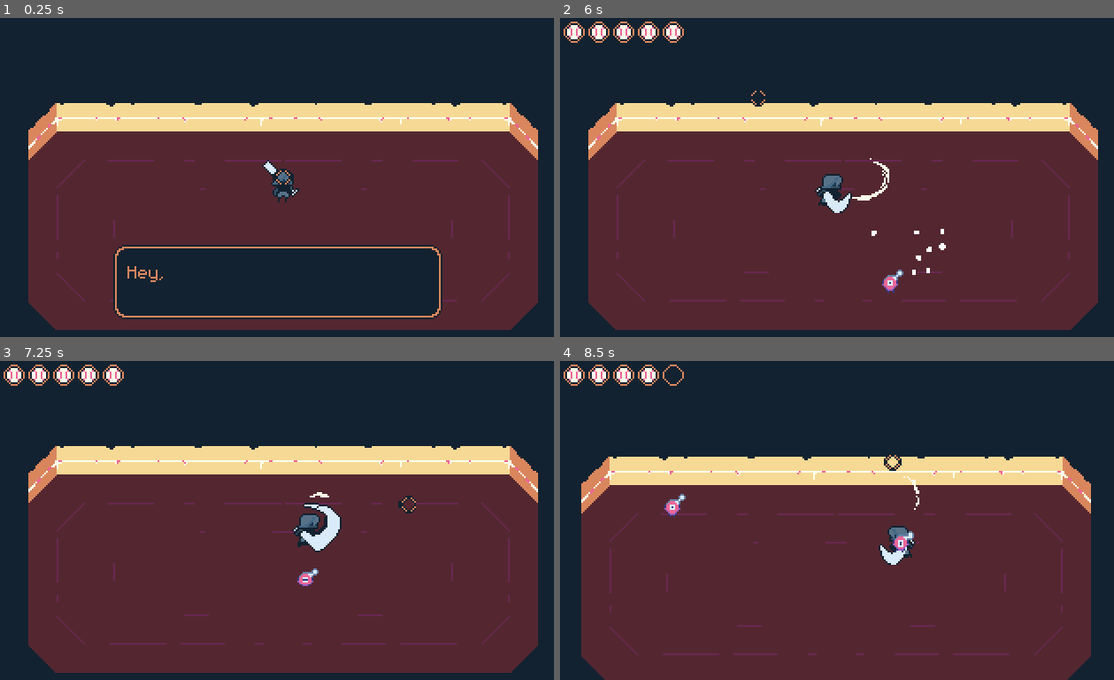
Above: before the commit, frames 1-4 (two rows, left to right).
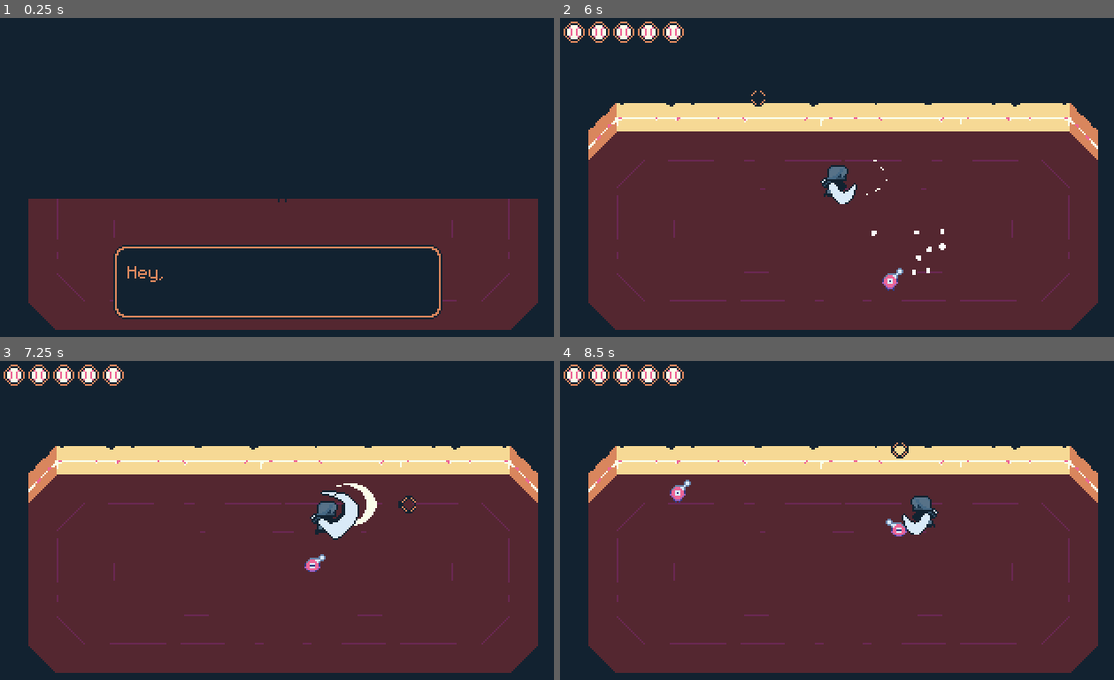
Above: after the commit, the same moments.

Repository: studio-starlight/brackeys-26-1
Game: Godot game, scene res://Scenes/Levels/game.tscn
Same seed, same stepped clock (60 frames per second), same inputs: the game is played once before the commit and once after it.
Inputs (mouse positions are in pixels of both pictures, inside the frame that each line leads up to):
- Up to frame 1 (0.25 s): no input
- Up to frame 2 (6 s): move the mouse to (969, 161) at 0.52 s; press the mouse at (969, 161) at 0.53 s; hold D (right) 0.53-1.28 s; move the mouse to (731, 193) at 1.27 s; release the mouse at (731, 193) at 1.28 s; hold S (down) 1.28-2.03 s; click (731, 193) at 1.35 s; tap Enter at 2 s; move the mouse to (897, 107) at 2.02 s; press the mouse at (897, 107) at 2.03 s; hold D (right) 2.03-2.78 s; move the mouse to (814, 241) at 2.77 s; release the mouse at (814, 241) at 2.78 s; hold W (up) 2.78-3.53 s; click (814, 241) at 2.85 s; move the mouse to (1014, 225) at 3.52 s; press the mouse at (1014, 225) at 3.53 s; hold A (left) 3.53-5.03 s; tap Space at 4.25 s; move the mouse to (670, 129) at 4.27 s; release the mouse at (670, 129) at 4.28 s; click (670, 129) at 4.35 s; move the mouse to (870, 177) at 5.02 s; press the mouse at (870, 177) at 5.03 s; hold S (down) 5.03-5.78 s; move the mouse to (759, 97) at 5.77 s; release the mouse at (759, 97) at 5.78 s; hold D (right) from 5.78 s (still down); click (759, 97) at 5.85 s
- Up to frame 3 (7.25 s): move the mouse to (409, 504) at 6.52 s; release D (right) at 6.53 s; press the mouse at (409, 504) at 6.53 s; hold W (up) from 6.53 s (still down)
- Up to frame 4 (8.5 s): move the mouse to (731, 536) at 7.27 s; release W (up) at 7.28 s; release the mouse at (731, 536) at 7.28 s; hold D (right) 7.28-8.03 s; click (731, 536) at 7.35 s; move the mouse to (897, 450) at 8.02 s; press the mouse at (897, 450) at 8.03 s; hold S (down) from 8.03 s (still down)

The runs differ from the first frame. In frame 1, 27% of the frame differs, in the area x 5-98%, y 26-57%; in frame 2, 0.9%; in frame 3, 1.7%; in frame 4, 14%.

Commit message:
Improved Knockback and Enemies

Diff:
--- a/Resources/Stats/stats.gd
+++ b/Resources/Stats/stats.gd
@@ -2,7 +2,6 @@
 extends Resource
 
 @export var max_health : float
-@export var health : float
 @export var speed : float
-@export var defense : float
 @export var attack : float
+var health : float
--- /dev/null
+++ b/Scenes/Globals/transition_manager.tscn
@@ -0,0 +1,149 @@
+[gd_scene format=3 uid="uid://cpuyxi8nook61"]
+
+[ext_resource type="Script" uid="uid://cp5oojlwih4m2" path="res://Scripts/Globals/transition_manager.gd" id="1_nbl4n"]
+
+[sub_resource type="Animation" id="Animation_np1li"]
+length = 0.001
+tracks/0/type = "value"
+tracks/0/imported = false
+tracks/0/enabled = true
+tracks/0/path = NodePath("ColorRect:size")
+tracks/0/interp = 1
+tracks/0/loop_wrap = true
+tracks/0/keys = {
+"times": PackedFloat32Array(0),
+"transitions": PackedFloat32Array(1),
+"update": 0,
+"values": [Vector2(320, 0)]
+}
+tracks/1/type = "value"
+tracks/1/imported = false
+tracks/1/enabled = true
+tracks/1/path = NodePath("ColorRect:scale")
+tracks/1/interp = 1
+tracks/1/loop_wrap = true
+tracks/1/keys = {
+"times": PackedFloat32Array(0),
+"transitions": PackedFloat32Array(1),
+"update": 0,
+"values": [Vector2(1, 1)]
+}
+tracks/2/type = "value"
+tracks/2/imported = false
+tracks/2/enabled = true
+tracks/2/path = NodePath("ColorRect:position")
+tracks/2/interp = 1
+tracks/2/loop_wrap = true
+tracks/2/keys = {
+"times": PackedFloat32Array(0),
+"transitions": PackedFloat32Array(1),
+"update": 0,
+"values": [Vector2(0, 360)]
+}
+
+[sub_resource type="Animation" id="Animation_av6ot"]
+resource_name = "slide_enter"
+length = 0.5
+step = 0.5
+tracks/0/type = "value"
+tracks/0/imported = false
+tracks/0/enabled = true
+tracks/0/path = NodePath("ColorRect:size")
+tracks/0/interp = 1
+tracks/0/loop_wrap = true
+tracks/0/keys = {
+"times": PackedFloat32Array(0, 0.5),
+"transitions": PackedFloat32Array(-2, -2),
+"update": 0,
+"values": [Vector2(320, 180), Vector2(320, 0)]
+}
+tracks/1/type = "value"
+tracks/1/imported = false
+tracks/1/enabled = true
+tracks/1/path = NodePath("ColorRect:position")
+tracks/1/interp = 1
+tracks/1/loop_wrap = true
+tracks/1/keys = {
+"times": PackedFloat32Array(0, 0.5),
+"transitions": PackedFloat32Array(-2, -2),
+"update": 0,
+"values": [Vector2(0, 0), Vector2(0, 0)]
+}
+tracks/2/type = "value"
+tracks/2/imported = false
+tracks/2/enabled = true
+tracks/2/path = NodePath("ColorRect:scale")
+tracks/2/interp = 1
+tracks/2/loop_wrap = true
+tracks/2/keys = {
+"times": PackedFloat32Array(0, 0.5),
+"transitions": PackedFloat32Array(-2, -2),
+"update": 0,
+"values": [Vector2(1, 1), Vector2(1, 1)]
+}
+
+[sub_resource type="Animation" id="Animation_hwh2d"]
+resource_name = "slide_exit"
+length = 0.5
+step = 0.5
+tracks/0/type = "value"
+tracks/0/imported = false
+tracks/0/enabled = true
+tracks/0/path = NodePath("ColorRect:size")
+tracks/0/interp = 1
+tracks/0/loop_wrap = true
+tracks/0/keys = {
+"times": PackedFloat32Array(0, 0.5),
+"transitions": PackedFloat32Array(-2, -2),
+"update": 0,
+"values": [Vector2(320, 0), Vector2(320, 180)]
+}
+tracks/1/type = "value"
+tracks/1/imported = false
+tracks/1/enabled = true
+tracks/1/path = NodePath("ColorRect:scale")
+tracks/1/interp = 1
+tracks/1/loop_wrap = true
+tracks/1/keys = {
+"times": PackedFloat32Array(0, 0.5),
+"transitions": PackedFloat32Array(-2, -2),
+"update": 0,
+"values": [Vector2(1, 1), Vector2(1, 1)]
+}
+tracks/2/type = "value"
+tracks/2/imported = false
+tracks/2/enabled = true
+tracks/2/path = NodePath("ColorRect:position")
+tracks/2/interp = 1
+tracks/2/loop_wrap = true
+tracks/2/keys = {
+"times": PackedFloat32Array(0, 0.5),
+"transitions": PackedFloat32Array(-2, -2),
+"update": 0,
+"values": [Vector2(0, 180), Vector2(0, 0)]
+}
+
+[sub_resource type="AnimationLibrary" id="AnimationLibrary_sraf8"]
+_data = {
+&"RESET": SubResource("Animation_np1li"),
+&"slide_enter": SubResource("Animation_av6ot"),
+&"slide_exit": SubResource("Animation_hwh2d")
+}
+
+[node name="TransitionManager" type="CanvasLayer" unique_id=1604412950]
+script = ExtResource("1_nbl4n")
+
+[node name="Animator" type="AnimationPlayer" parent="." unique_id=673728928]
+libraries/ = SubResource("AnimationLibrary_sraf8")
+
+[node name="ColorRect" type="ColorRect" parent="." unique_id=1215970804]
+z_index = 4096
+anchors_preset = 15
+anchor_right = 1.0
+anchor_bottom = 1.0
+offset_top = 360.0
+offset_bottom = 180.0
+grow_horizontal = 2
+grow_vertical = 2
+mouse_filter = 2
+color = Color(0.07058824, 0.13333334, 0.1882353, 1)
--- a/Scenes/Objects/attack.tscn
+++ b/Scenes/Objects/attack.tscn
@@ -45,7 +45,7 @@
 
 [sub_resource type="Animation" id="Animation_rmpwq"]
 resource_name = "attack"
-length = 0.4
+length = 0.3
 step = 0.1
 tracks/0/type = "value"
 tracks/0/imported = false
@@ -54,10 +54,10 @@
 tracks/0/interp = 1
 tracks/0/loop_wrap = true
 tracks/0/keys = {
-"times": PackedFloat32Array(0, 0.3),
-"transitions": PackedFloat32Array(0.5, 1),
+"times": PackedFloat32Array(0),
+"transitions": PackedFloat32Array(0.5),
 "update": 0,
-"values": [Vector2(16, 0), Vector2(24, 0)]
+"values": [Vector2(16, 0)]
 }
 tracks/1/type = "value"
 tracks/1/imported = false
@@ -66,10 +66,10 @@
 tracks/1/interp = 1
 tracks/1/loop_wrap = true
 tracks/1/keys = {
-"times": PackedFloat32Array(0, 0.1, 0.2, 0.3),
-"transitions": PackedFloat32Array(1, 1, 1, 1),
+"times": PackedFloat32Array(0, 0.1, 0.2),
+"transitions": PackedFloat32Array(1, 1, 1),
 "update": 1,
-"values": [0, 1, 2, 3]
+"values": [0, 1, 2]
 }
 tracks/2/type = "value"
 tracks/2/imported = false
@@ -78,10 +78,10 @@
 tracks/2/interp = 1
 tracks/2/loop_wrap = true
 tracks/2/keys = {
-"times": PackedFloat32Array(0, 0.1, 0.3, 0.4),
-"transitions": PackedFloat32Array(1, 1, 1, 1),
+"times": PackedFloat32Array(0, 0.099999994, 0.2),
+"transitions": PackedFloat32Array(1, 1, 1),
 "update": 1,
-"values": [true, false, false, true]
+"values": [false, false, true]
 }
 
 [sub_resource type="AnimationLibrary" id="AnimationLibrary_32lqm"]
@@ -96,7 +96,7 @@
 [node name="Sprite" type="Sprite2D" parent="." unique_id=869171008]
 texture = ExtResource("2_bvilc")
 offset = Vector2(16, 0)
-hframes = 4
+hframes = 3
 
 [node name="DealDamageBox" parent="." unique_id=2073182161 instance=ExtResource("3_bdtjo")]
 collision_layer = 16
@@ -104,7 +104,7 @@
 
 [node name="Shape" type="CollisionPolygon2D" parent="DealDamageBox" unique_id=1863923165]
 position = Vector2(16, 0)
-polygon = PackedVector2Array(-16, -12, -5, -10, 6, -5, 10, 1, 6, 8, -5, 13, -16, 15)
+polygon = PackedVector2Array(-16, -11, 2, -11, 10, -7, 14, 0, 10, 7, 2, 12, -16, 12)
 
 [node name="Animator" type="AnimationPlayer" parent="." unique_id=2038336167]
 libraries/ = SubResource("AnimationLibrary_32lqm")
--- a/Scenes/Objects/basic_enemy.tscn
+++ b/Scenes/Objects/basic_enemy.tscn
@@ -249,6 +249,11 @@
 [node name="PrepareTimer" type="Timer" parent="." unique_id=1383394750]
 one_shot = true
 
+[node name="StunTimer" type="Timer" parent="." unique_id=763473409]
+
+[node name="DeathTimer" type="Timer" parent="." unique_id=142017724]
+one_shot = true
+
 [node name="HitAnimator" type="AnimationPlayer" parent="." unique_id=18915734]
 libraries/ = SubResource("AnimationLibrary_0g2vl")
 
--- a/Scenes/Objects/player.tscn
+++ b/Scenes/Objects/player.tscn
@@ -36,6 +36,18 @@
 "transitions": PackedFloat32Array(1),
 "update": 0,
 "values": [Vector2(0, -16)]
+}
+tracks/2/type = "value"
+tracks/2/imported = false
+tracks/2/enabled = true
+tracks/2/path = NodePath("TakeDamageBox/Shape:disabled")
+tracks/2/interp = 1
+tracks/2/loop_wrap = true
+tracks/2/keys = {
+"times": PackedFloat32Array(0),
+"transitions": PackedFloat32Array(1),
+"update": 1,
+"values": [false]
 }
 
 [sub_resource type="Animation" id="Animation_5uqce"]
@@ -81,6 +93,47 @@
 }]
 }
 
+[sub_resource type="Animation" id="Animation_jvxap"]
+resource_name = "death"
+length = 0.5
+step = 0.1
+tracks/0/type = "value"
+tracks/0/imported = false
+tracks/0/enabled = true
+tracks/0/path = NodePath("Sprite:frame")
+tracks/0/interp = 1
+tracks/0/loop_wrap = true
+tracks/0/keys = {
+"times": PackedFloat32Array(0),
+"transitions": PackedFloat32Array(1),
+"update": 1,
+"values": [12]
+}
+tracks/1/type = "value"
+tracks/1/imported = false
+tracks/1/enabled = true
+tracks/1/path = NodePath("Sprite:offset")
+tracks/1/interp = 1
+tracks/1/loop_wrap = true
+tracks/1/keys = {
+"times": PackedFloat32Array(0, 0.1, 0.2, 0.3, 0.4),
+"transitions": PackedFloat32Array(1, 1, 1, 1, 1),
+"update": 0,
+"values": [Vector2(-5, -16), Vector2(5, -16), Vector2(-2, -16), Vector2(2, -16), Vector2(0, -16)]
+}
+tracks/2/type = "value"
+tracks/2/imported = false
+tracks/2/enabled = true
+tracks/2/path = NodePath("TakeDamageBox/Shape:disabled")
+tracks/2/interp = 1
+tracks/2/loop_wrap = true
+tracks/2/keys = {
+"times": PackedFloat32Array(0),
+"transitions": PackedFloat32Array(1),
+"update": 1,
+"values": [true]
+}
+
 [sub_resource type="Animation" id="Animation_h6i5h"]
 resource_name = "hit"
 length = 0.1
@@ -172,6 +225,7 @@
 _data = {
 &"RESET": SubResource("Animation_xbekk"),
 &"attack": SubResource("Animation_5uqce"),
+&"death": SubResource("Animation_jvxap"),
 &"hit": SubResource("Animation_h6i5h"),
 &"idle": SubResource("Animation_y42te"),
 &"run": SubResource("Animation_2i876")
--- a/Scripts/Globals/game_manager.gd
+++ b/Scripts/Globals/game_manager.gd
@@ -25,7 +25,7 @@
 
 func advance_story_event() -> void:
 	if current_story_event < StoryEvent.ENDING:
-		current_story_event += 1 as StoryEvent
+		current_story_event += 1
 
 func get_story_event() -> StoryEvent:
 	return current_story_event
--- /dev/null
+++ b/Scripts/Globals/transition_manager.gd
@@ -0,0 +1,11 @@
+extends CanvasLayer
+
+@onready var animator: AnimationPlayer = $Animator
+
+func play_transition(transition_type : String, transition_location : String = "none") -> void:
+
+	visible = true
+	animator.play(transition_type)
+	if transition_location != "none":
+		await animator.animation_finished
+		get_tree().change_scene_to_file(transition_location)
--- a/Scripts/Objects/base_enemy.gd
+++ b/Scripts/Objects/base_enemy.gd
@@ -11,12 +11,14 @@
 enum EnemyState {CHASE, ATTACK, HIT}
 const HIT_PARTICLES = preload("uid://drgkhnopj5ci0")
 const DEATH_PARTICLES = preload("uid://btalbe5bl7hqm")
-@export var enemy_stats : Stats
+@export var stats : Stats
 var current_state : EnemyState = EnemyState.CHASE
-var health : float = enemy_stats.health
 var is_dead : bool = false
+@onready var hit_animator: AnimationPlayer = $HitAnimator
 @onready var deal_damage_box: DealDamageBox = $DealDamageBox
-@onready var knockback_timer: Timer = $KnockbackTimer
+@onready var death_timer: Timer = $DeathTimer
+@onready var stun_timer: Timer = $StunTimer
+
 
 func _get_configuration_warnings() -> PackedStringArray:
 	for child in get_children():
@@ -27,6 +29,9 @@
 # Overridden Functions
 
 func _physics_process(delta: float) -> void:
+	if is_dead:
+		move_and_slide()
+		return
 	match current_state:
 		EnemyState.CHASE:
 			_chase()
@@ -43,10 +48,23 @@
 ## Function to take damage, calls the _die() function when healthh is
 ## less than or equal to zero
 func take_damage(damage_amount : float) -> void:
-	if health >= 0:
-		health -= damage_amount
+	if stats.health >= 0:
+		stats.health -= damage_amount
 	else:
+		var delay_before_death : float = 0.5
+		EventBus.emit_signal("enemy_defeated")
+		is_dead = true
+		death_timer.start(delay_before_death)
+		await death_timer.timeout
 		_die()
+
+func apply_knockback(knockback_direction : Vector2) -> void:
+	var force : float = 71
+	velocity = knockback_direction * force
+
+func change_state(new_state : EnemyState) -> void:
+	var previous_state = current_state
+	current_state = new_state
 
 # Private
 
@@ -63,4 +81,19 @@
 	pass
 
 func _die() -> void:
-	pass
+	var death_particles = DEATH_PARTICLES.instantiate()
+	death_particles.global_position = global_position
+	death_particles.emitting = true
+	get_parent().add_child(death_particles)
+	queue_free()
+
+func _on_damage_box_entered(area : DealDamageBox) -> void:
+	var hit_particles = HIT_PARTICLES.instantiate()
+	var damage_direction = (global_position - area.global_position).normalized()
+	hit_particles.rotation = get_angle_to(damage_direction) + PI
+	hit_particles.emitting = true
+	hit_animator.call_deferred("play", "hit")
+	change_state(EnemyState.HIT)
+	take_damage(area.attack)
+	apply_knockback(damage_direction)
+	add_child(hit_particles)
--- a/Scripts/Objects/enemy.gd
+++ b/Scripts/Objects/enemy.gd
@@ -7,10 +7,10 @@
 const HIT_PARTICLES = preload("uid://drgkhnopj5ci0")
 const DEATH_PARTICLES = preload("uid://btalbe5bl7hqm")
 @onready var take_damage_box: TakeDamageBox = $TakeDamageBox
-@onready var knockback_timer: Timer = $KnockbackTimer
 @onready var attack_timer: Timer = $AttackTimer
 @onready var hit_timer: Timer = $HitTimer
 @onready var prepare_timer: Timer = $PrepareTimer
+@onready var death_timer: Timer = $DeathTimer
 @onready var animator: AnimationPlayer = $Animator
 @onready var hit_animator: AnimationPlayer = $HitAnimator
 @onready var detect_area: Area2D = $DetectArea
@@ -19,7 +19,6 @@
 var hit_time : float = 1.0
 var attack_speed : float = 110
 var attack_time : float = 0.2
-var health : float
 var move_direction : Vector2
 var knockback : Vector2
 var knockback_time : float
@@ -39,18 +38,18 @@
 var random_number
 
 func take_damage(damage_amount) -> void:
-	health -= damage_amount
-	if health <= 0:
+	stats.health -= damage_amount
+	if stats.health <= 0:
+		var delay_before_death : float = 0.3
+		EventBus.emit_signal("enemy_defeated")
+		death_timer.start(delay_before_death)
+		await death_timer.timeout
 		_die()
 
-func apply_knockback(source_position : Vector2) -> void:
-	var force : float = 180
-	var duration : float = 0.2
-	knockback = global_position - source_position
-	knockback = knockback.normalized() * force
-	knockback_time = duration
-	knockback_timer.start(knockback_time)
-	is_knockback = true
+func apply_knockback(knockback_direction : Vector2) -> void:
+	var force : float = 68
+	var duration : float = 600
+	velocity = knockback_direction * force
 
 func get_circle_position(random : float) -> Vector2:
 	var kill_circle_center : Vector2 = target_position
@@ -65,14 +64,13 @@
 	current_state = new_state
 
 func _ready() -> void:
-	knockback_timer.connect("timeout", _on_knockback_finished)
 	hit_timer.connect("timeout", _on_hit_finished)
 	attack_timer.connect("timeout", _on_attack_finished)
 	prepare_timer.connect("timeout", _on_prepare_finished)
 	detect_area.connect("body_entered", _on_detection_entered)
 	detect_area.connect("body_exited", _on_detection_exited)
 	take_damage_box.connect("area_entered", _on_damage_box_entered)
-	health = stats.max_health
+	stats.health = stats.max_health
 	player = get_tree().get_first_node_in_group("player")
 
 	rng.randomize()
@@ -89,13 +87,12 @@
 		EnemyState.ATTACK:
 			_attack()
 		EnemyState.HIT:
-			_hit()
+			_hit(delta)
 	if player_is_in_range && current_state == EnemyState.CHASE:
 		current_state = EnemyState.PREPARE
 	_handle_animation()
 
 func _die() -> void:
-	EventBus.emit_signal("enemy_defeated")
 	var death_particles = DEATH_PARTICLES.instantiate()
 	death_particles.global_position = global_position
 	death_particles.emitting = true
@@ -103,10 +100,9 @@
 	queue_free()
 
 func _chase() -> void:
+	var circle_position = get_circle_position(random_number)
 	target_position = player.global_position
-	var circle_position = get_circle_position(random_number)
-	move_direction = circle_position - global_position
-	move_direction = move_direction.normalized()
+	move_direction = (circle_position - global_position).normalized()
 	velocity = move_direction * stats.speed
 	move_and_slide()
 
@@ -127,8 +123,10 @@
 		prepare_timer.start(prepare_time)
 	target_position = player.global_position
 
-func _hit() -> void:
-	_handle_knockback()
+func _hit(delta : float) -> void:
+	var lerp_weight : float = 5.6
+	velocity = lerp(velocity, Vector2.ZERO, lerp_weight * delta)
+	move_and_slide()
 
 func _handle_animation() -> void:
 	if move_direction.x > 0 && !facing_right:
@@ -143,24 +141,18 @@
 		EnemyState.HIT:
 			animator.play("hit")
 
-func _handle_knockback() -> void:
-	velocity = knockback
-	move_and_slide()
-
-func _on_knockback_finished() -> void:
-	is_knockback = false
-	knockback = Vector2.ZERO
-
 func _on_hit_finished() -> void:
 	change_state(EnemyState.CHASE)
 
 func _on_attack_finished() -> void:
 	is_attacking = false
-	change_state(EnemyState.CHASE)
+	if current_state == EnemyState.ATTACK:
+		change_state(EnemyState.CHASE)
 
 func _on_prepare_finished() -> void:
 	is_preparing = false
-	current_state = EnemyState.ATTACK
+	if current_state == EnemyState.PREPARE:
+		change_state(EnemyState.ATTACK)
 
 func _on_detection_entered(body : Node2D) -> void:
 	if body is Player:
@@ -172,11 +164,12 @@
 
 func _on_damage_box_entered(area : DealDamageBox) -> void:
 	var hit_particles = HIT_PARTICLES.instantiate()
-	var damage_direction = global_position - area.global_position
+	var damage_direction = (global_position - area.global_position).normalized()
 	hit_particles.rotation = get_angle_to(damage_direction) + PI
 	hit_particles.emitting = true
 	hit_animator.call_deferred("play", "hit")
 	hit_timer.start(hit_time)
 	change_state(EnemyState.HIT)
 	take_damage(area.attack)
+	apply_knockback(damage_direction)
 	add_child(hit_particles)
--- a/Scripts/Objects/player.gd
+++ b/Scripts/Objects/player.gd
@@ -6,7 +6,7 @@
 ## The Player Controller takes input, manages the player state, and
 ## executes certain behaviours depending on states and conditions
 
-enum PlayerState {FREE, ATTACKING, HIT}
+enum PlayerState {FREE, ATTACKING, HIT, DEATH}
 @export var stats : Stats
 var current_state : PlayerState
 var disabled : bool = false
@@ -34,7 +34,7 @@
 func apply_knockback(direction: Vector2) -> void:
 	var knockback_force : float = 10
 	var knockback_deceleration : float = 0.7
-	velocity = velocity.move_toward(direction * knockback_force, knockback_deceleration)
+	velocity = direction * knockback_force
 
 func change_state(new_state : PlayerState) -> void:
 	var previous_state = current_state
@@ -55,7 +55,7 @@
 		PlayerState.FREE:
 			_free_state()
 		PlayerState.ATTACKING:
-			_attacking_state()
+			_attacking_state(_delta)
 		PlayerState.HIT:
 			_hit_state()
 	_handle_animation()
@@ -67,8 +67,10 @@
 	_handle_movement()
 	_handle_attack()
 
-func _attacking_state() -> void:
-	pass
+func _attacking_state(delta : float) -> void:
+	var lerp_weight : float = 6.7
+	velocity = velocity.lerp(Vector2.ZERO, lerp_weight * delta)
+	move_and_slide()
 
 func _hit_state() -> void:
 	move_and_slide()
@@ -78,7 +80,7 @@
 func _handle_movement() -> void:
 	move_direction = Input.get_vector("left", "right", "up", "down")
 	move_direction = move_direction.normalized()
-	velocity = move_direction * _calculate_speed()
+	velocity = move_direction * stats.speed
 	move_and_slide()
 
 func _handle_face_direction() -> void:
@@ -89,6 +91,9 @@
 
 func _handle_attack() -> void:
 	if Input.is_action_pressed("attack"):
+		var lunge_direction : Vector2 = (get_global_mouse_position() - global_position).normalized()
+		var lunge_strength : float = 30
+		velocity = lunge_direction * lunge_strength
 		animator.play("attack")
 		change_state(PlayerState.ATTACKING)
 
@@ -112,11 +117,10 @@
 	get_parent().add_child(new_attack)
 
 func _die() -> void:
-	get_tree().call_deferred("reload_current_scene")
-
-func _calculate_speed() -> float:
-	var speed : float = stats.speed
-	return speed
+	change_state(PlayerState.DEATH)
+	animator.call_deferred("play", "death")
+	await animator.animation_finished
+	TransitionManager.play_transition("slide_exit", "res://Scenes/Levels/game.tscn")
 
 func _on_attack_finished() -> void:
 	change_state(PlayerState.FREE)
@@ -134,6 +138,6 @@
 		EventBus.emit_signal("slow_time", 0.5, 0.25)
 		is_invincible = true
 		invincibility_timer.start(invincibility_duration)
-		hit_animator.play("hit")
+		hit_animator.call_deferred("play", "hit")
 		take_damage(area.attack)
 		apply_knockback(knockback_direction)
--- a/Scripts/Systems/game.gd
+++ b/Scripts/Systems/game.gd
@@ -10,6 +10,7 @@
 
 # Called when the node enters the scene tree for the first time.
 func _ready() -> void:
+	TransitionManager.play_transition("slide_enter")
 	EventBus.connect("wave_start", _start_wave)
 	EventBus.connect("wave_end", _on_wave_end)
 	EventBus.connect("cutscene_start", _start_cutscene)
--- a/project.godot
+++ b/project.godot
@@ -27,6 +27,7 @@
 EventBus="*uid://c23vhjno0g6ja"
 GameManager="*uid://biryacyitnndi"
 MouseManager="*uid://bog88b1lqkkea"
+TransitionManager="*uid://cpuyxi8nook61"
 
 [debug]
 
@@ -36,6 +37,8 @@
 gdscript/warnings/unused_parameter=0
 gdscript/warnings/unused_signal=0
 gdscript/warnings/shadowed_variable=0
+gdscript/warnings/narrowing_conversion=0
+gdscript/warnings/int_as_enum_without_cast=0
 
 [display]
 
Binary file changed: Graphics/Effects/sprite_attack.png
Not shown, added: Scripts/Globals/transition_manager.gd.uid
